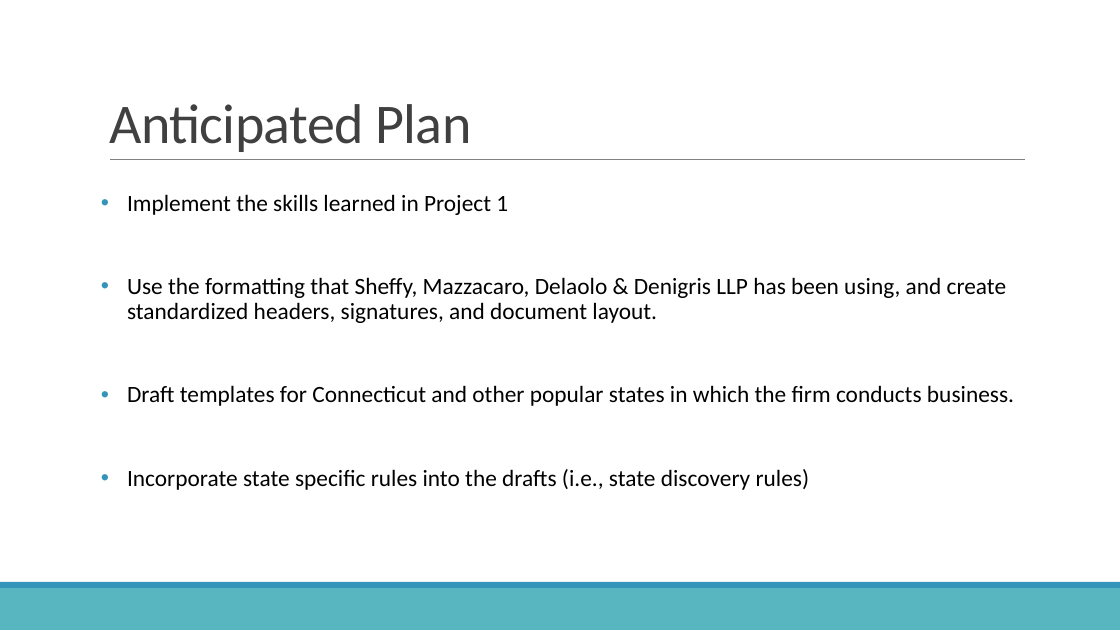
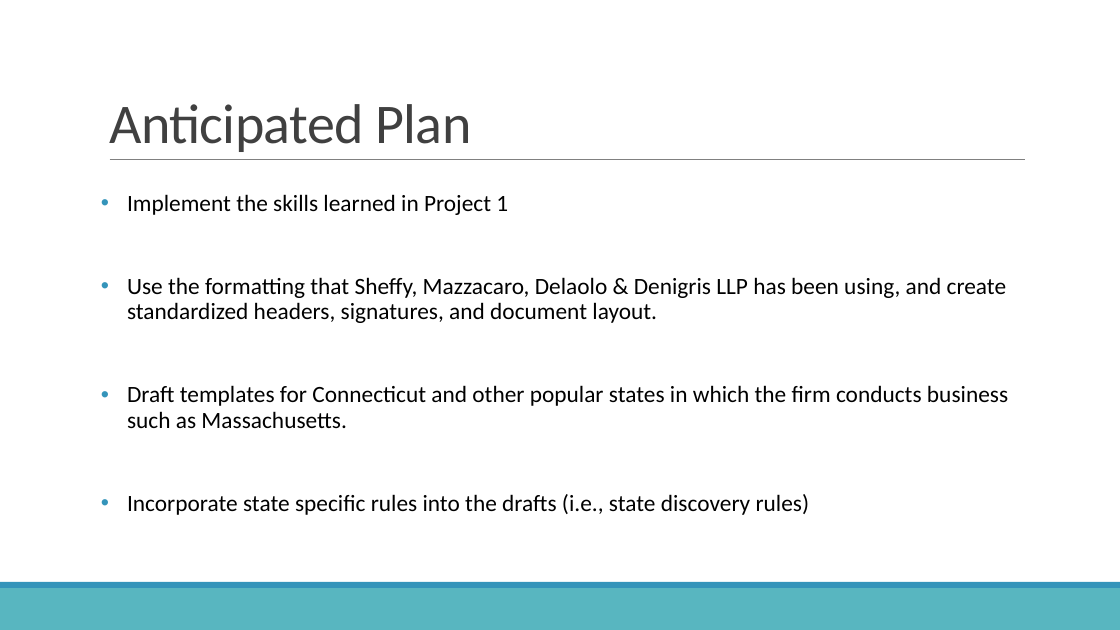
Before and after one commit to colarusso/codingthelaw, a slide deck: slide 4 of Fall_2017/work/devonbodey/p4/FinalProjectProposal.pptx. Drawn at 1120x630 pixels with LibreOffice and Linux fonts; fonts in the diff are those of the drawing. Boxes give left, top, right and bottom in pixels: in the first picture for what was removed or moved away, otherwise in the second. Text is boxed around its words. In the diff, an @@ line names an element or a change of style, - is before the commit and + after.

```diff
--- a/Fall_2017/work/devonbodey/p4/FinalProjectProposal.pptx
+++ b/Fall_2017/work/devonbodey/p4/FinalProjectProposal.pptx
@@ text at [127,385,1008,428]: text changed @@
-  • Draft templates for Connecticut and other popular states in which the firm conducts business.
+  • Draft templates for Connecticut and other popular states in which the firm conducts business such as Massachusetts.
```
Also in this commit, not shown: 2 other slides changed, 3 other files.
